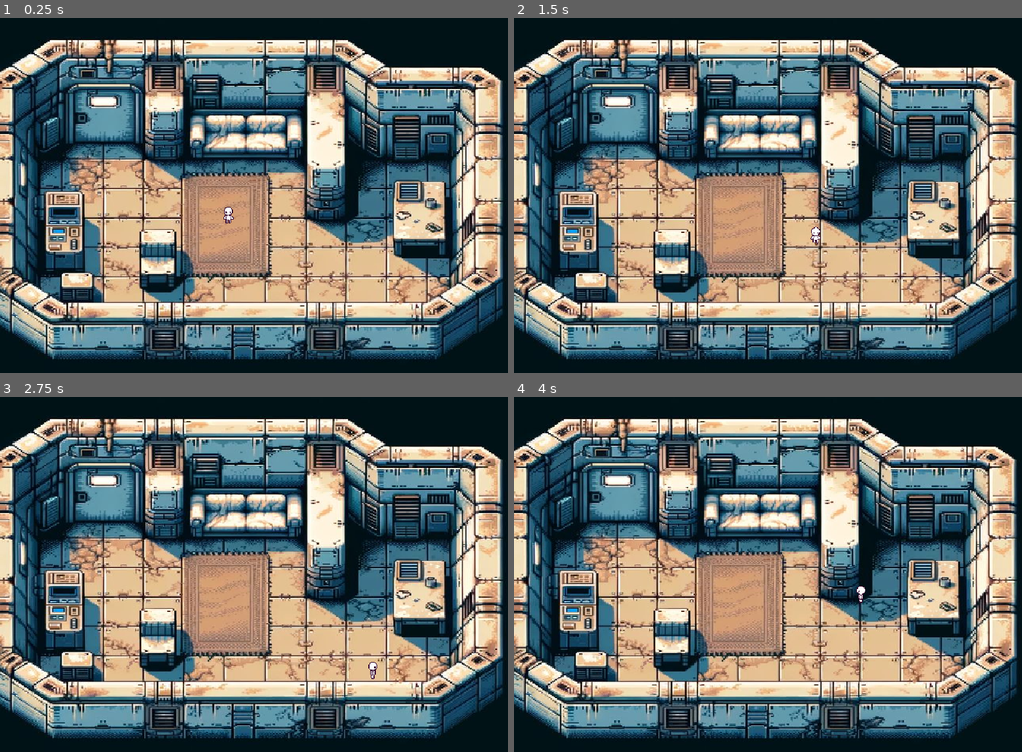
Above: before the commit, frames 1-4 (two rows, left to right).
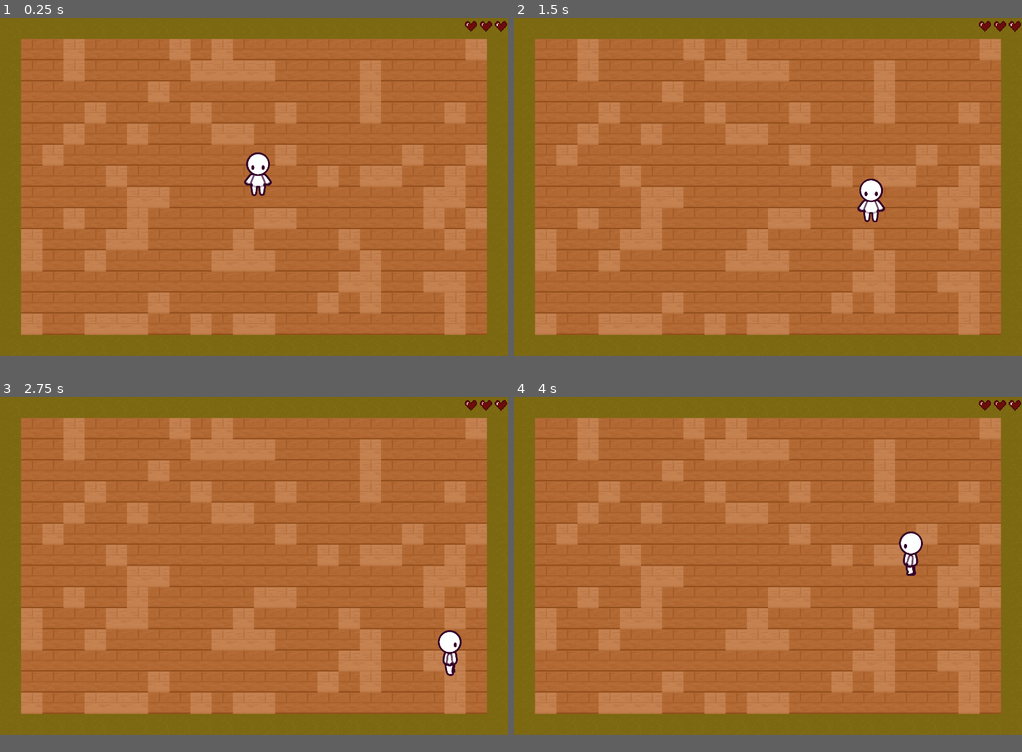
Above: after the commit, the same moments.

Repository: giulibaez/Proyecto_-Dise-o-Ludico-ll
Game: Godot game, scene res://Escenas/main.tscn
Same seed, same stepped clock (60 frames per second), same inputs: the game is played once before the commit and once after it.
Inputs (mouse positions are in pixels of both pictures, inside the frame that each line leads up to):
- Up to frame 1 (0.25 s): no input
- Up to frame 2 (1.5 s): move the mouse to (879, 177) at 0.52 s; press the mouse at (879, 177) at 0.53 s; hold D (move_right) 0.53-1.28 s; move the mouse to (666, 213) at 1.27 s; release the mouse at (666, 213) at 1.28 s; hold S (move_down) from 1.28 s (still down); click (666, 213) at 1.35 s
- Up to frame 3 (2.75 s): move the mouse to (304, 496) at 2.02 s; release S (move_down) at 2.03 s; press the mouse at (304, 496) at 2.03 s; hold D (move_right) from 2.03 s (still down)
- Up to frame 4 (4 s): move the mouse to (742, 645) at 2.77 s; release D (move_right) at 2.78 s; release the mouse at (742, 645) at 2.78 s; hold W (move_up) 2.78-3.53 s; click (742, 645) at 2.85 s; move the mouse to (920, 627) at 3.52 s; press the mouse at (920, 627) at 3.53 s; hold A (move_left) from 3.53 s (still down)
In our replay, the window is 800x560 before the commit and 800x533 after it. These sizes can differ from the game's own. Grey fills any space a smaller window leaves; there, only what the larger window draws over its background counts as a difference.

The runs differ from the first frame. In frame 1, 96% of the frame differs, in the area x 0-100%, y 0-97%; in frame 2, 96%; in frame 3, 96%; in frame 4, 96%.

Commit message:
script de ataque player y enemy

Diff:
--- a/diseño-lúdico-ll/Escenas/Fondo.tscn
+++ b/diseño-lúdico-ll/Escenas/Fondo.tscn
@@ -1,6 +1,6 @@
 [gd_scene load_steps=6 format=3 uid="uid://rv24wto0fwwq"]
 
-[ext_resource type="Texture2D" uid="uid://b01g5je2ug3mw" path="res://Assets/fondo.jpg" id="1_0fnwi"]
+[ext_resource type="Texture2D" uid="uid://b01g5je2ug3mw" path="res://Assets/rooms/fondo.jpg" id="1_0fnwi"]
 
 [sub_resource type="RectangleShape2D" id="RectangleShape2D_ikbsl"]
 size = Vector2(67, 97)
--- a/diseño-lúdico-ll/Escenas/enemies/enemy.tscn
+++ b/diseño-lúdico-ll/Escenas/enemies/enemy.tscn
@@ -1,10 +1,13 @@
-[gd_scene load_steps=2 format=3 uid="uid://ch7pcm517a17t"]
+[gd_scene load_steps=3 format=3 uid="uid://ch7pcm517a17t"]
 
 [ext_resource type="Script" uid="uid://c0xborxd6sllk" path="res://Escenas/enemies/enemy.gd" id="1_1yhye"]
+
+[sub_resource type="SpriteFrames" id="SpriteFrames_1yhye"]
 
 [node name="Enemy" type="CharacterBody2D" groups=["enemies"]]
 script = ExtResource("1_1yhye")
 
 [node name="AnimatedSprite2D" type="AnimatedSprite2D" parent="."]
+sprite_frames = SubResource("SpriteFrames_1yhye")
 
 [node name="CollisionShape2D" type="CollisionShape2D" parent="."]
--- a/diseño-lúdico-ll/Escenas/main.tscn
+++ b/diseño-lúdico-ll/Escenas/main.tscn
@@ -1,17 +1,11 @@
-[gd_scene load_steps=4 format=3 uid="uid://dfa4kwmrwnwbb"]
+[gd_scene load_steps=3 format=3 uid="uid://dfa4kwmrwnwbb"]
 
-[ext_resource type="PackedScene" uid="uid://rv24wto0fwwq" path="res://Escenas/Fondo.tscn" id="1_vt1rs"]
-[ext_resource type="PackedScene" uid="uid://daiipt5hwl6k0" path="res://Escenas/player.tscn" id="2_0kh0y"]
+[ext_resource type="PackedScene" uid="uid://daiipt5hwl6k0" path="res://Escenas/player/player.tscn" id="2_0kh0y"]
 [ext_resource type="PackedScene" uid="uid://cvq7tta3qdyl8" path="res://Escenas/rooms/roomCell.tscn" id="3_7xwpo"]
 
 [node name="main" type="Node2D"]
 
-[node name="fondo" parent="." instance=ExtResource("1_vt1rs")]
-position = Vector2(-113, 39)
-
 [node name="RoomCell" parent="." instance=ExtResource("3_7xwpo")]
-visible = false
-position = Vector2(-2, -4)
 
 [node name="Player" parent="." instance=ExtResource("2_0kh0y")]
-position = Vector2(449, 385)
+position = Vector2(195, 115)
--- a/diseño-lúdico-ll/Escenas/player.gd
+++ b/diseño-lúdico-ll/Escenas/player/player.gd
@@ -1,5 +1,5 @@
 extends CharacterBody2D
-var move_speed = 200
+var move_speed = 100
 var is_left = true
 @onready var Animated_sprite = $AnimatedSprite2D
 var current_direction = "none"
@@ -10,6 +10,7 @@
 @onready var heart_sound = $HeartSound
 @onready var heart_display = $Node/Vida
 @onready var hitbox_area = $HitBoxArea
+
 
 func _ready() -> void:
 	$AnimatedSprite2D.play("front_idle")
@@ -74,7 +75,6 @@
 		elif movement == 0:
 			animation.play("front_idle")
 
-
 	if direction =="up":
 		if movement == 1:
 			animation.play("back_walk")
--- a/diseño-lúdico-ll/Escenas/player.tscn
+++ b/diseño-lúdico-ll/Escenas/player/player.tscn
@@ -1,11 +1,11 @@
 [gd_scene load_steps=81 format=3 uid="uid://daiipt5hwl6k0"]
 
-[ext_resource type="Texture2D" uid="uid://bky8rgf4dtfxk" path="res://Assets/Character0_Walk.png" id="1_3ndfa"]
-[ext_resource type="Script" uid="uid://bxpphg2i11xlo" path="res://Escenas/player.gd" id="1_e6cd0"]
-[ext_resource type="Texture2D" uid="uid://xu0gorlgtrtf" path="res://Assets/Character0_SwordAttack_Sword.png" id="2_xlwfv"]
-[ext_resource type="Texture2D" uid="uid://db7rml0q43xxk" path="res://Assets/Character0_Idle.png" id="3_7v5l4"]
-[ext_resource type="Texture2D" uid="uid://88e8y34vflbw" path="res://Assets/animatedsprite_heart_player.png" id="3_qgqwx"]
-[ext_resource type="Texture2D" uid="uid://bdo03kxfglvb5" path="res://Assets/Character0_Die.png" id="5_b21vg"]
+[ext_resource type="Texture2D" uid="uid://bky8rgf4dtfxk" path="res://Assets/character/player/Character0_Walk.png" id="1_3ndfa"]
+[ext_resource type="Script" uid="uid://bxpphg2i11xlo" path="res://Escenas/player/player.gd" id="1_e6cd0"]
+[ext_resource type="Texture2D" uid="uid://xu0gorlgtrtf" path="res://Assets/character/player/Character0_SwordAttack_Sword.png" id="2_xlwfv"]
+[ext_resource type="Texture2D" uid="uid://db7rml0q43xxk" path="res://Assets/character/player/Character0_Idle.png" id="3_7v5l4"]
+[ext_resource type="Texture2D" uid="uid://88e8y34vflbw" path="res://Assets/character/player/animatedsprite_heart_player.png" id="3_qgqwx"]
+[ext_resource type="Texture2D" uid="uid://bdo03kxfglvb5" path="res://Assets/character/player/Character0_Die.png" id="5_b21vg"]
 
 [sub_resource type="AtlasTexture" id="AtlasTexture_vwnoe"]
 atlas = ExtResource("2_xlwfv")
@@ -571,7 +571,7 @@
 [node name="AnimatedSprite2D" type="AnimatedSprite2D" parent="."]
 scale = Vector2(0.2, 0.2)
 sprite_frames = SubResource("SpriteFrames_ptduk")
-animation = &"side_attack"
+animation = &"side_walk"
 
 [node name="CollisionShape2D" type="CollisionShape2D" parent="."]
 position = Vector2(0, 23)
@@ -584,8 +584,8 @@
 
 [node name="Vida" type="AnimatedSprite2D" parent="Node"]
 texture_filter = 1
-position = Vector2(4.76837e-07, -18)
-scale = Vector2(0.347566, 0.321429)
+position = Vector2(367, 6)
+scale = Vector2(0.708334, 0.75)
 sprite_frames = SubResource("SpriteFrames_b21vg")
 animation = &"Vida "
 frame_progress = 0.322845
--- a/diseño-lúdico-ll/Escenas/rooms/map_generator.gd
+++ b/diseño-lúdico-ll/Escenas/rooms/map_generator.gd
@@ -182,3 +182,6 @@
 			return pos
 	print("selective_new_position no encontró posición válida, devolviendo Vector2i.ZERO")
 	return Vector2i.ZERO
+
+
+#poner la cama en el jugador e intanciar al jugador en el 0,0/ probar
--- a/diseño-lúdico-ll/Recursos/tileset_rooms.tres
+++ b/diseño-lúdico-ll/Recursos/tileset_rooms.tres
@@ -1,6 +1,6 @@
 [gd_resource type="TileSet" load_steps=3 format=3 uid="uid://boh3bl3l77wrd"]
 
-[ext_resource type="Texture2D" uid="uid://cg0gby86kift1" path="res://Assets/TopDownHouse_FloorsAndWalls.png" id="1_fu3q1"]
+[ext_resource type="Texture2D" uid="uid://cg0gby86kift1" path="res://Assets/rooms/TopDownHouse_FloorsAndWalls.png" id="1_fu3q1"]
 
 [sub_resource type="TileSetAtlasSource" id="TileSetAtlasSource_dt2ml"]
 texture = ExtResource("1_fu3q1")
--- a/diseño-lúdico-ll/project.godot
+++ b/diseño-lúdico-ll/project.godot
@@ -17,8 +17,8 @@
 
 [display]
 
-window/size/viewport_width=1000
-window/size/viewport_height=700
+window/size/viewport_width=384
+window/size/viewport_height=256
 window/size/window_width_override=1280
 window/size/window_height_override=720
 window/stretch/mode="canvas_items"
Not shown, changed: diseño-lúdico-ll/Assets/character/enemy/animatedsprite_enemy_placeholder.png.import
Renamed: diseño-lúdico-ll/Assets/Character0_Die.png -> diseño-lúdico-ll/Assets/character/player/Character0_Die.png
Not shown, changed: diseño-lúdico-ll/Assets/character/player/Character0_Die.png.import
Renamed: diseño-lúdico-ll/Assets/Character0_Idle.png -> diseño-lúdico-ll/Assets/character/player/Character0_Idle.png
Not shown, changed: diseño-lúdico-ll/Assets/character/player/Character0_Idle.png.import
Renamed: diseño-lúdico-ll/Assets/Character0_SwordAttack_Sword.png -> diseño-lúdico-ll/Assets/character/player/Character0_SwordAttack_Sword.png
Not shown, added: diseño-lúdico-ll/Assets/character/player/Character0_SwordAttack_Sword.png.import
Renamed: diseño-lúdico-ll/Assets/Character0_Walk.png -> diseño-lúdico-ll/Assets/character/player/Character0_Walk.png
Not shown, changed: diseño-lúdico-ll/Assets/character/player/Character0_Walk.png.import
Renamed: diseño-lúdico-ll/Assets/animatedsprite_heart_player.png -> diseño-lúdico-ll/Assets/character/player/animatedsprite_heart_player.png
Not shown, changed: diseño-lúdico-ll/Assets/character/player/animatedsprite_heart_player.png.import
Renamed: diseño-lúdico-ll/Assets/TopDownHouse_FloorsAndWalls.png -> diseño-lúdico-ll/Assets/rooms/TopDownHouse_FloorsAndWalls.png
(and 4 more such lines)
